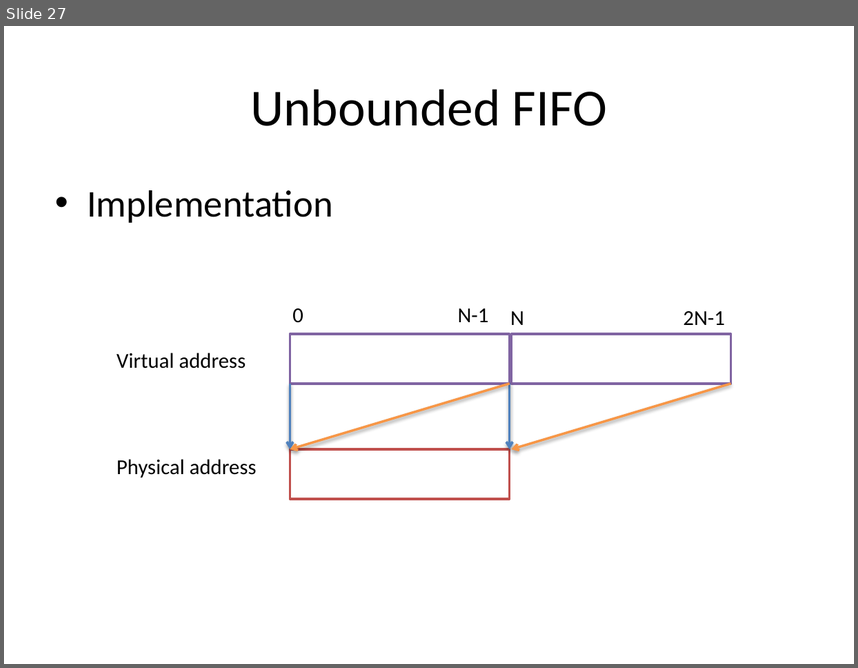
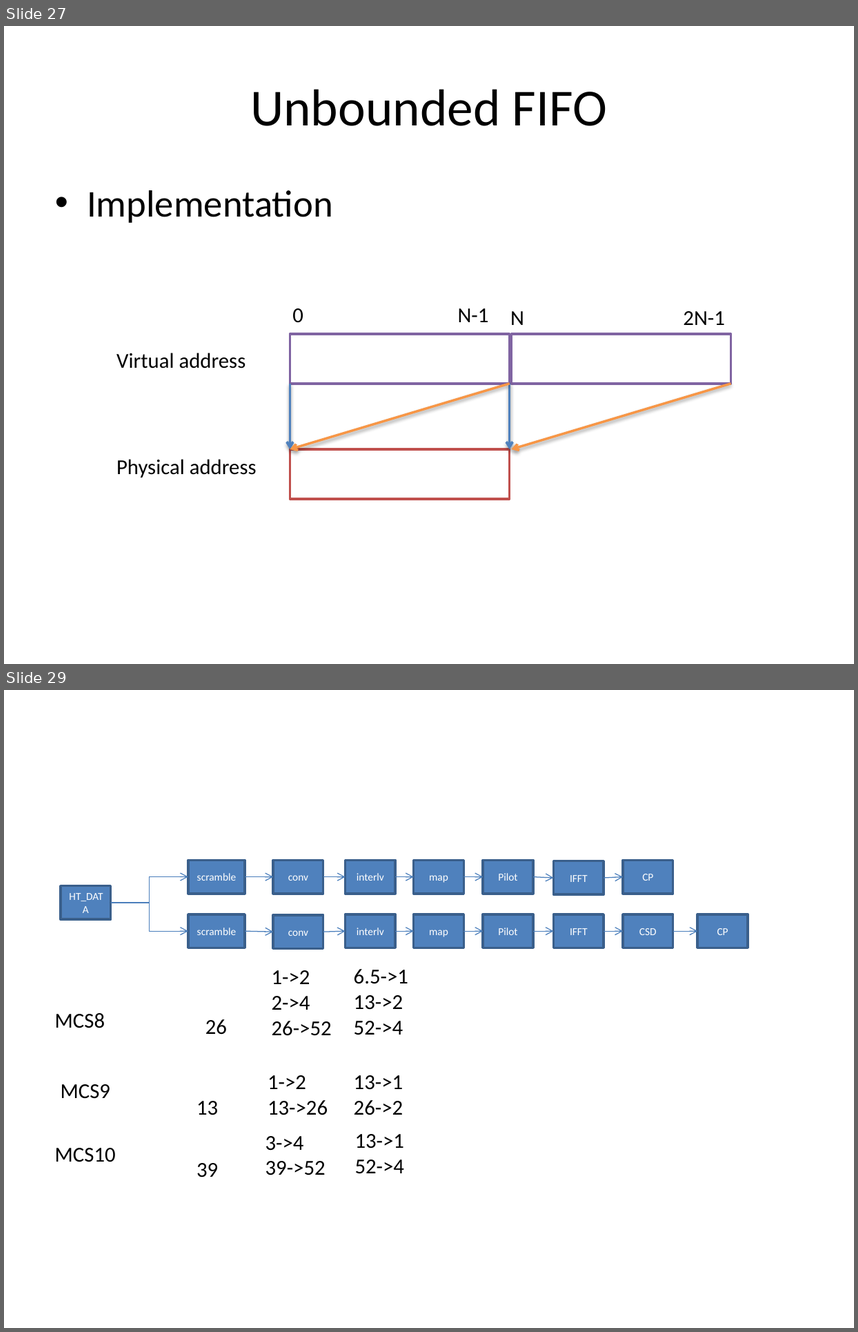
Before and after one commit to wwwgitcom/CORA, a slide deck: cora.pptx. Shown one above the other, each under a label of ours: slide 27 before the commit, slides 27 and 29 after it; the slides between them are not shown. The pictures are 858x668 and 858x1332 pixels, drawn with LibreOffice and Linux fonts; fonts in the diff are those of the drawing. Boxes give left, top, right and bottom in pixels: in the first picture for what was removed or moved away, otherwise in the second. Text is boxed around its words. In the diff, an @@ line names an element or a change of style, - is before the commit and + after.

```diff
--- a/cora.pptx
+++ b/cora.pptx
@@ slide 29 added at [4,690,854,1328], background #FFFFFF @@
@@ arrow added from (245, 877) to (274, 877), #4B7EBC 0.75 pt @@
@@ elbow arrow added from (111, 903) to (188, 931), #4B7EBC 0.75 pt @@
@@ group added at [61,860,748,949]: 16 rectangles, 11 arrows, 1 elbow arrow @@
+CP
+CSD
+CP
+HT_DATA
+interlv
+map
+interlv
+map
+IFFT
+IFFT
+Pilot
+Pilot
+scramble
+conv
+conv
+scramble
@@ arrow added from (245, 931) to (274, 931), #4B7EBC 0.75 pt @@
@@ text added at [272,970,332,1036], 18 pt, text #000000 @@
+1->2
+2->4
+26->52
@@ text added at [354,969,408,1035], 18 pt, text #000000 @@
+6.5->1
+13->2
+52->4
@@ text added at [55,1013,105,1028], 18 pt, text #000000 @@
+MCS8
@@ text added at [205,1019,227,1034], 18 pt, text #000000 @@
+26
@@ text added at [268,1075,328,1115], 18 pt, text #000000 @@
+1->2
+13->26
@@ text added at [354,1075,404,1115], 18 pt, text #000000 @@
+13->1
+26->2
@@ text added at [61,1084,110,1098], 18 pt, text #000000 @@
+MCS9
@@ text added at [197,1101,218,1115], 18 pt, text #000000 @@
+13
@@ text added at [266,1136,326,1175], 18 pt, text #000000 @@
+3->4
+39->52
@@ text added at [355,1134,405,1174], 18 pt, text #000000 @@
+13->1
+52->4
@@ text added at [55,1147,116,1162], 18 pt, text #000000 @@
+MCS10
@@ text added at [197,1163,218,1177], 18 pt, text #000000 @@
+39
```
Also in this commit, not shown: 1 other slide added.
